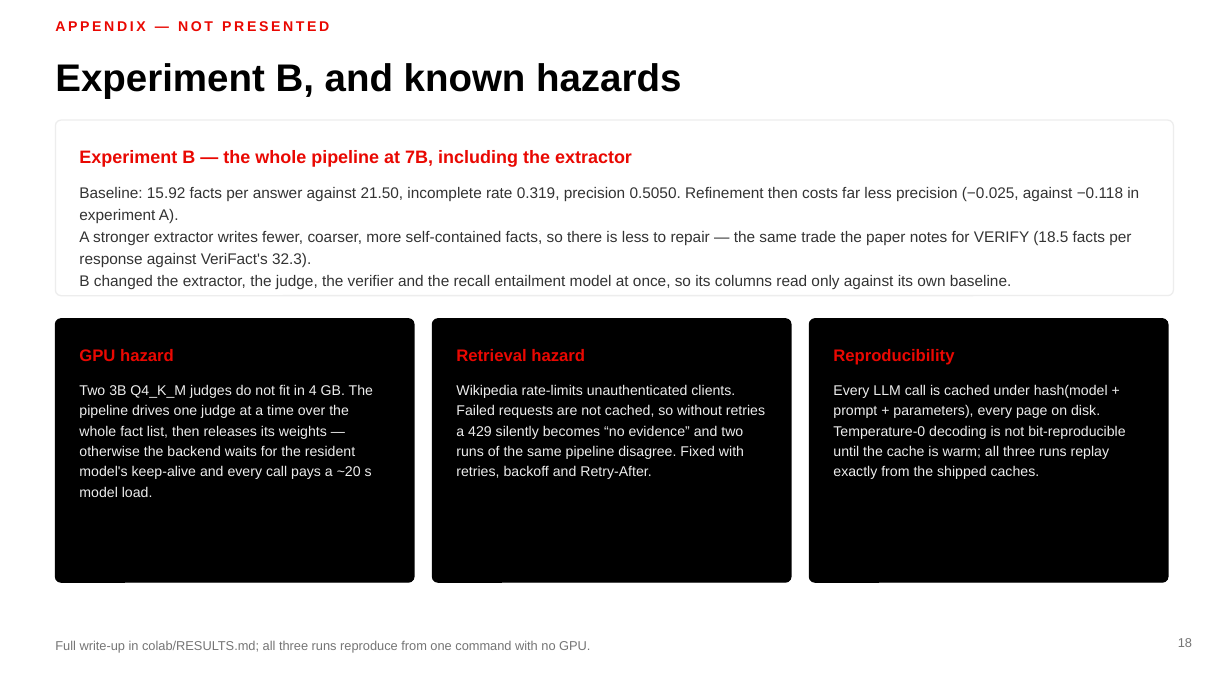
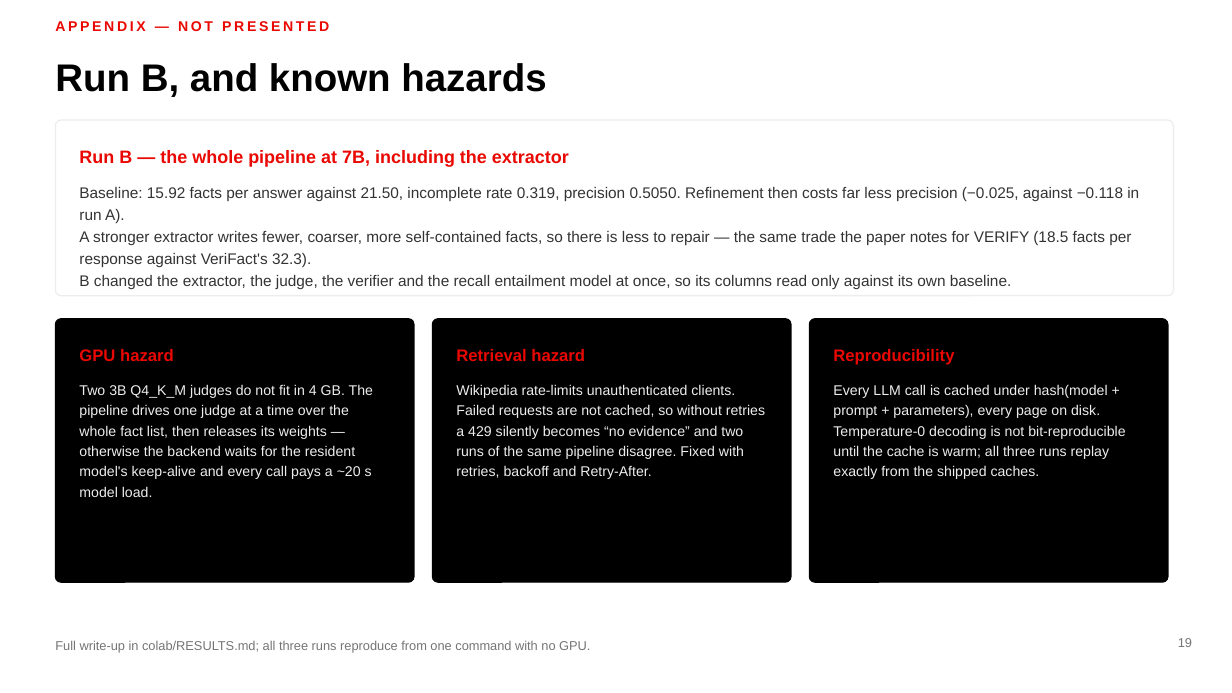
Before and after one commit to MadhavKrishna06/Verifact-Lite, a slide deck: slide 19 of presentation/VERIFACT-Lite-TTU.pptx (slide 18 before the commit). Drawn at 1232x693 pixels with LibreOffice and Linux fonts; fonts in the diff are those of the drawing. Boxes give left, top, right and bottom in pixels: in the first picture for what was removed or moved away, otherwise in the second. Text is boxed around its words. In the diff, an @@ line names an element or a change of style, - is before the commit and + after.

```diff
--- a/presentation/VERIFACT-Lite-TTU.pptx
+++ b/presentation/VERIFACT-Lite-TTU.pptx
@@ text at [55,63,546,97]: text changed @@
-Experiment B, and known hazards
+Run B, and known hazards
@@ text at [79,150,569,167]: text changed @@
-Experiment B — the whole pipeline at 7B, including the extractor
+Run B — the whole pipeline at 7B, including the extractor
@@ text at [79,187,1139,223]: text changed @@
-Baseline: 15.92 facts per answer against 21.50, incomplete rate 0.319, precision 0.5050. Refinement then costs far less precision (−0.025, against −0.118 in experiment A).
+Baseline: 15.92 facts per answer against 21.50, incomplete rate 0.319, precision 0.5050. Refinement then costs far less precision (−0.025, against −0.118 in run A).
```
Also in this commit, not shown: 13 other slides changed, 3 slides added, 2 slides removed, 1 other file.
